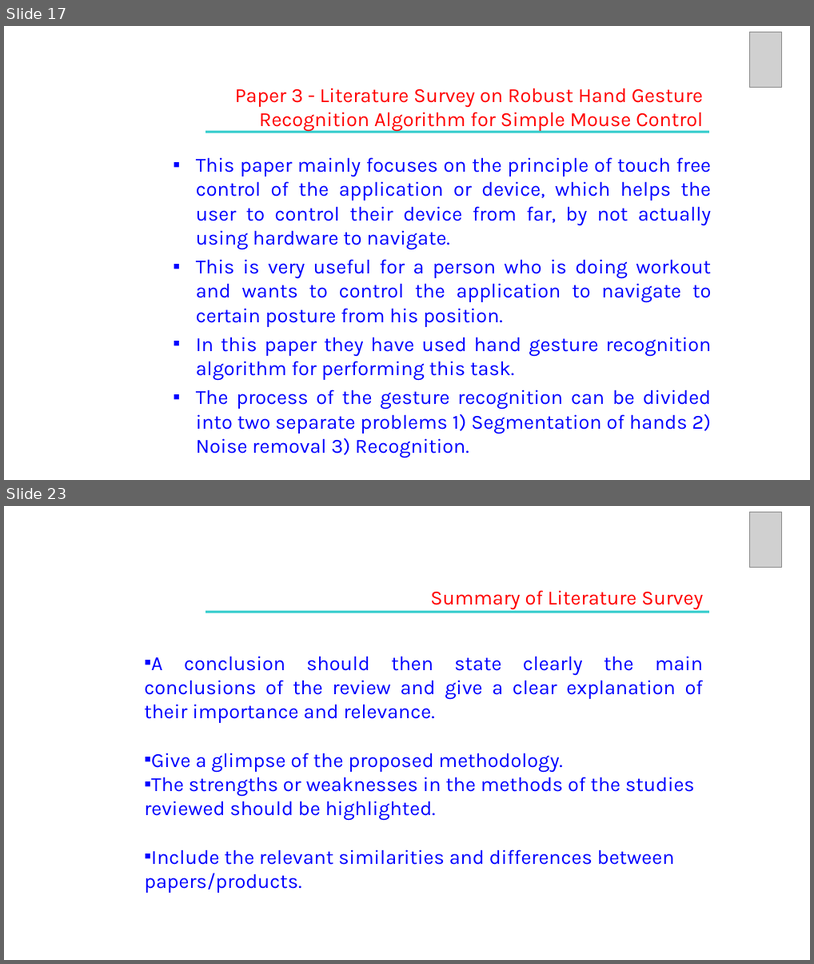
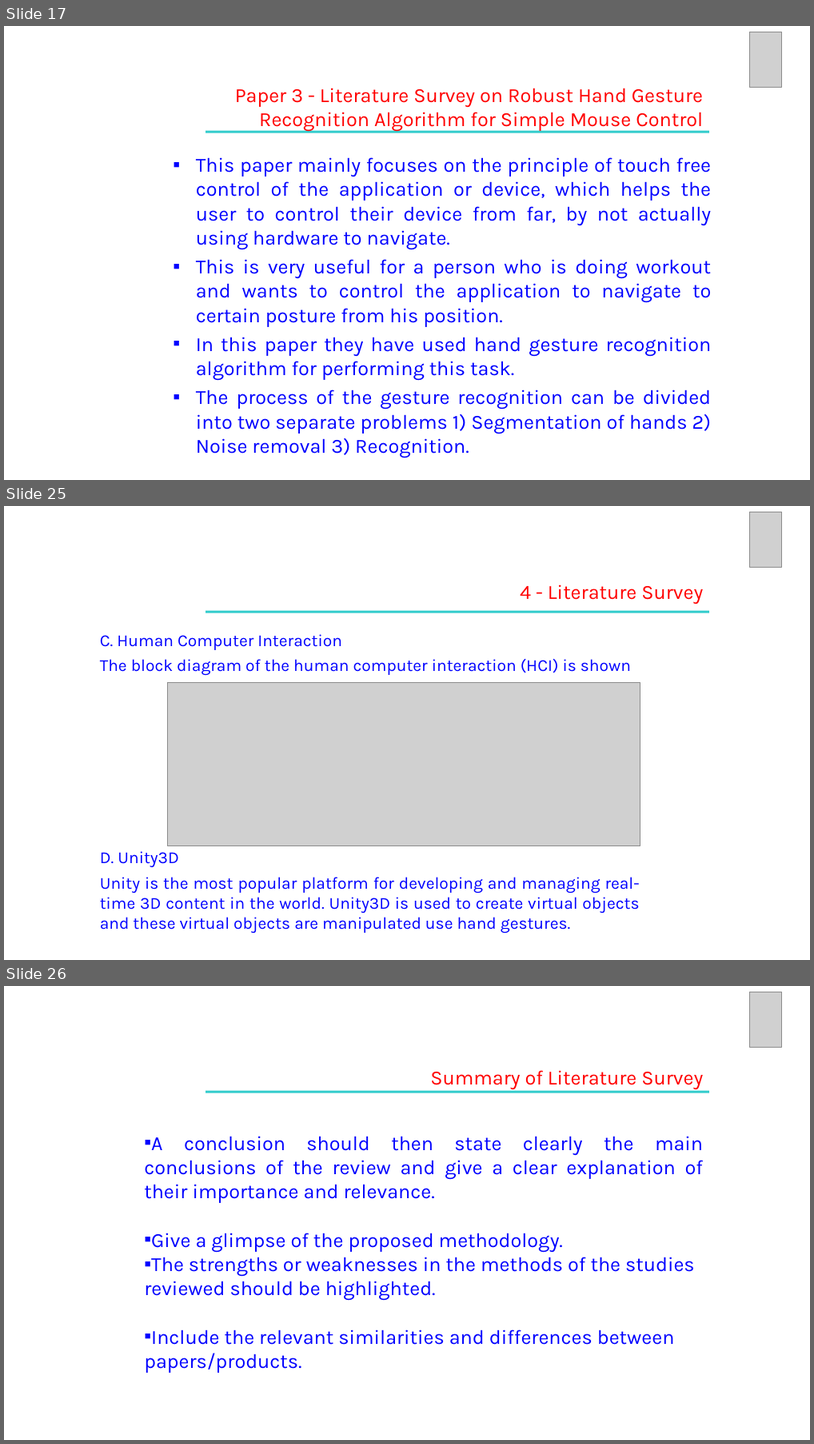
Before and after one commit to VishnuJG/CV-Workout, a slide deck: LiteratureSurvey/UE19CS390A_REVIEW 2.pptx. Shown one above the other, each under a label of ours: slides 17 and 23 before the commit, slides 17, 25 and 26 after it; the slides between them are not shown. The pictures are 814x964 and 814x1444 pixels, drawn with LibreOffice and Linux fonts; fonts in the diff are those of the drawing; grey boxes stand for pictures. Boxes give left, top, right and bottom in pixels: in the first picture for what was removed or moved away, otherwise in the second. Text is boxed around its words. In the diff, an @@ line names an element or a change of style, - is before the commit and + after.

```diff
--- a/LiteratureSurvey/UE19CS390A_REVIEW 2.pptx
+++ b/LiteratureSurvey/UE19CS390A_REVIEW 2.pptx
@@ slide 25 added at [4,506,810,960], background #FFFFFF @@
@@ picture added at [750,512,782,567] @@
@@ text added at [520,584,703,604], 24 pt, text #FF0000 @@
+4 - Literature Survey
@@ rectangle added at [206,611,710,613], fill #33CCCC @@
@@ text added at [100,634,631,675], 20 pt, text #0000FF @@
+C. Human Computer Interaction
+The block diagram of the human computer interaction (HCI) is shown
@@ picture added at [168,682,641,845] @@
@@ text added at [100,851,640,932], 20 pt, text #0000FF @@
+D. Unity3D
+Unity is the most popular platform for developing and managing real-time 3D content in the world. Unity3D is used to create virtual objects and these virtual objects are manipulated use hand gestures.
@@ what was slide 23 is now slide 26 @@
```
Also in this commit, not shown: 6 slides changed, 2 other slides added.
